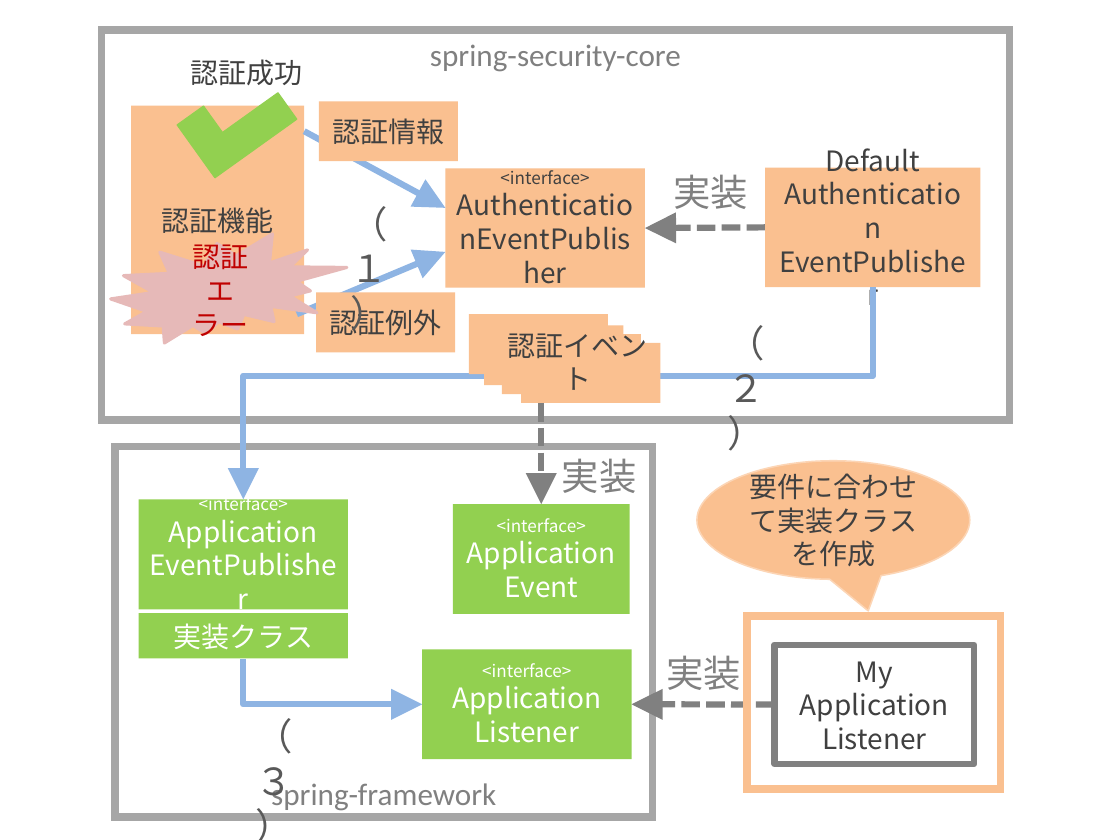
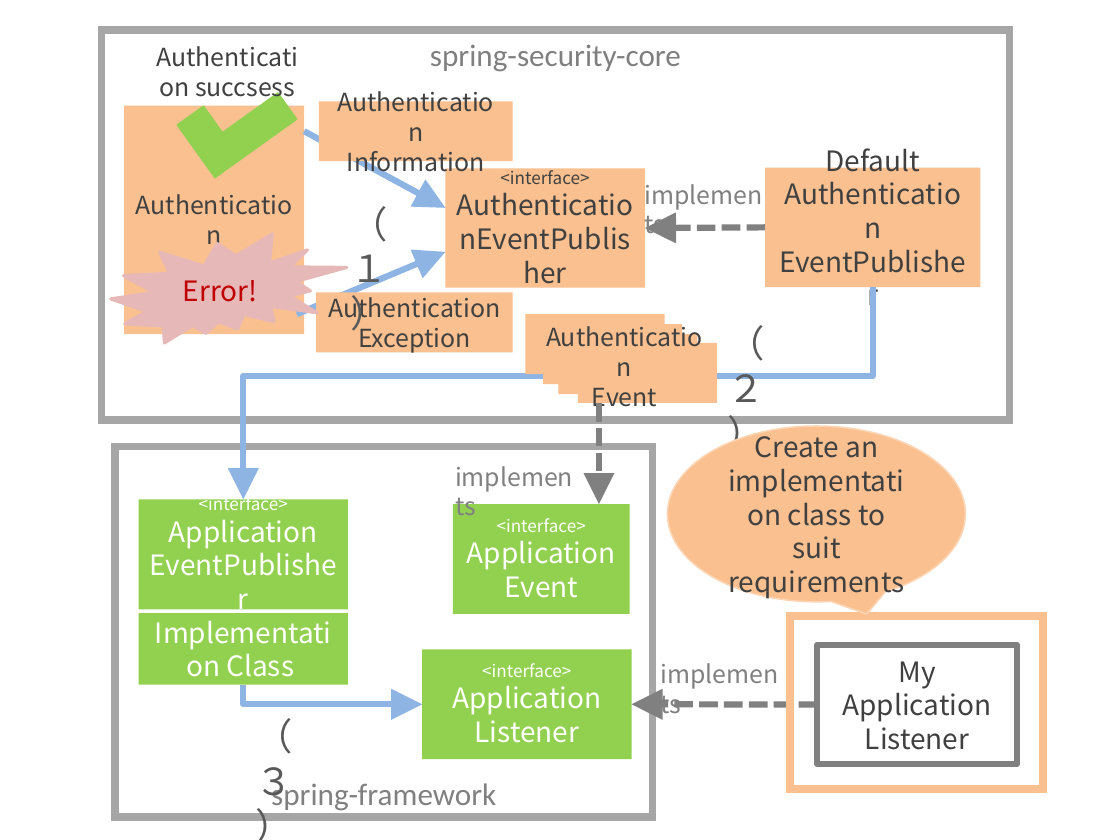
Before and after one commit to ynojima/guideline, a slide deck: slide 4 of source/Security/images_Authentication/materialAuthentication.pptx. Drawn at 1120x840 pixels with LibreOffice and Linux fonts; fonts in the diff are those of the drawing. Boxes give left, top, right and bottom in pixels: in the first picture for what was removed or moved away, otherwise in the second. Text is boxed around its words. In the diff, an @@ line names an element or a change of style, - is before the commit and + after.

```diff
--- a/source/Security/images_Authentication/materialAuthentication.pptx
+++ b/source/Security/images_Authentication/materialAuthentication.pptx
@@ text at box(195, 82, 295, 103): text changed; size 18 to 16 pt @@
-認証成功
+Authentication succsess
@@ rectangle "Authentication": place and size @@
-rectangle "Authentication" at box(131, 105, 305, 334)
+rectangle "Authentication" at box(124, 105, 305, 334)
@@ rectangle "Authentication": place and size @@
-rectangle "Authentication" at box(319, 101, 458, 161)
+rectangle "Authentication" at box(319, 101, 513, 161)
@@ text in rectangle at box(347, 151, 485, 177): text changed; size 18 to 16 pt @@
-認証情報
+Authentication
+Information
@@ text added at box(634, 174, 778, 215), 16 pt, text #808080 @@
+implements
@@ text removed at box(673, 174, 748, 216) @@
-実装
@@ text in rectangle at box(162, 207, 274, 234): text changed; size 18 to 16 pt @@
-認証機能
+Authentication
@@ text in irregular seal at box(183, 280, 258, 302): text changed @@
-認証
-エラー
+Error!
@@ rectangle "Authentication": place and size @@
-rectangle "Authentication" at box(316, 292, 455, 353)
+rectangle "Authentication" at box(316, 292, 512, 353)
@@ text at box(328, 295, 657, 412): text changed; size 18 to 16 pt @@
-認証イベント
+Authentication
+Event
@@ text in rectangle at box(358, 321, 471, 353): text changed; size 18 to 16 pt @@
-認証例外
+Authentication
+Exception
@@ rectangle: place and size @@
-rectangle at box(484, 325, 623, 385)
+rectangle at box(543, 324, 682, 384)
@@ 3 rectangles: place and size @@
-3 rectangles at box(469, 315, 660, 403)
+3 rectangles at box(525, 315, 717, 403)
@@ arrow moved from (541, 403) - (541, 504) to (599, 403) - (599, 504) @@
@@ speech bubble added at box(668, 426, 965, 601), fill #FAC090, outline #FCD5B5 1 pt, 18 pt, text #404040 @@
+Create an implementation class to suit requirements
@@ text added at box(445, 456, 589, 497), 16 pt, text #808080 @@
+implements
@@ text removed at box(562, 458, 637, 493) @@
-実装
@@ speech bubble removed at box(697, 460, 970, 579) @@
-要件に合わせて実装クラスを作成
@@ rectangle "Implementation Class": place and size @@
-rectangle "Implementation Class" at box(139, 613, 348, 659)
+rectangle "Implementation Class" at box(139, 613, 348, 684)
@@ rectangle: place and size @@
-rectangle at box(747, 616, 1000, 788)
+rectangle at box(790, 616, 1043, 788)
@@ text in rectangle at box(226, 653, 294, 677): text changed @@
-実装クラス
+Implementation Class
@@ text added at box(650, 653, 794, 694), 16 pt, text #808080 @@
+implements
@@ text removed at box(667, 655, 742, 690) @@
-実装
@@ rectangle "My": place and size @@
-rectangle "My" at box(775, 645, 974, 765)
+rectangle "My" at box(818, 645, 1017, 765)
@@ elbow arrow moved from (422, 704) - (243, 659) to (422, 704) - (243, 684) @@
@@ arrow moved from (775, 704) - (632, 704) to (818, 704) - (632, 704) @@
```
Also in this commit, not shown: 4 other slides changed, 14 other files.
